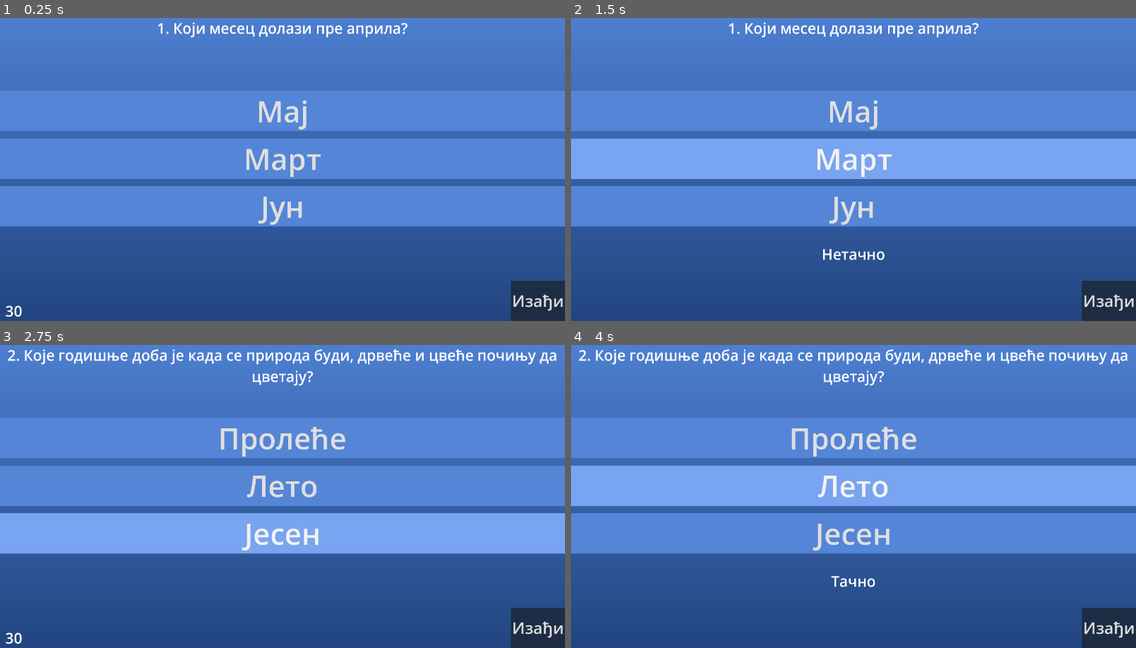
Above: before the commit, frames 1-4 (two rows, left to right).
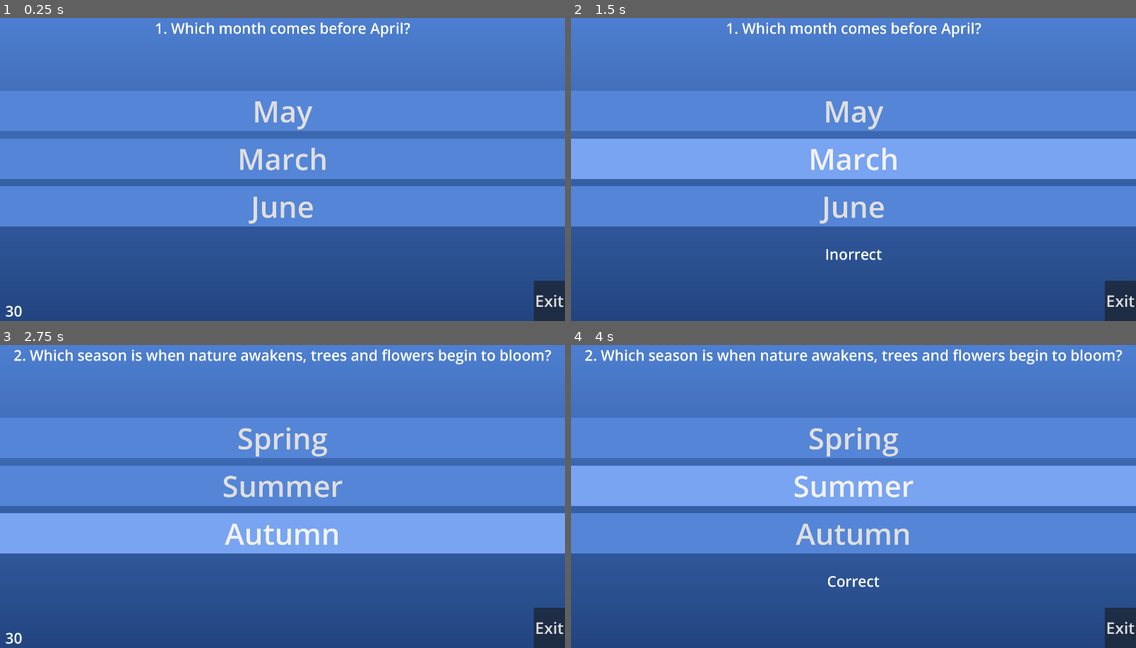
Above: after the commit, the same moments.

Repository: mcbane23/GodotQuiz
Game: Godot game, scene res://control.tscn
The game is run twice, just before and just after one commit, with the same random seed, the same clock (stepped at 60 frames per second) and the same inputs.
Inputs:
- Up to frame 1 (0.25 s): no input
- Up to frame 2 (1.5 s): click "Мај" (after the commit: "May") at 0.5 s; click "Март" (after the commit: "March") at 1.25 s
- Up to frame 3 (2.75 s): click "Јун" (after the commit: "June") at 2 s
- Up to frame 4 (4 s): click "Пролеће" (after the commit: "Spring") at 2.75 s; click "Лето" (after the commit: "Summer") at 3.5 s

The runs differ from the first frame. In frame 1, 3.0% of the frame differs, in the area x 27-100%, y 1-100%; in frame 2, 3.2%; in frame 3, 4.9%; in frame 4, 5.0%, in the area x 1-100%, y 1-100%.

Commit message:
Introduce different languages and labels

Diff:
--- a/control.tscn
+++ b/control.tscn
@@ -124,7 +124,7 @@
 size_flags_vertical = 8
 focus_mode = 0
 theme_override_font_sizes/font_size = 55
-text = "Изађи"
+text = "Exit"
 
 [node name="Timer2" type="Timer" parent="."]
 autostart = true
--- /dev/null
+++ b/data/labels.json
@@ -0,0 +1,65 @@
+[
+	{
+		"key": "congrats",
+		"translations": {
+			"en": "Congratulations",
+			"sr": "Честитам"
+		}
+	},
+	{
+		"key": "restart_game",
+		"translations": {
+			"en": "Start new game",
+			"sr": "Започни нову игру"
+		}
+	},
+	{
+		"key": "exit",
+		"translations": {
+			"en": "Exit",
+			"sr": "Изађи"
+		}
+	},
+	{
+		"key": "error",
+		"translations": {
+			"en": "Error",
+			"sr": "Greška"
+		}
+	},
+	{
+		"key": "oh_no",
+		"translations": {
+			"en": "Oh, no",
+			"sr": "Ох, не"
+		}
+	},
+	{
+		"key": "correct",
+		"translations": {
+			"en": "Correct",
+			"sr": "Тачно"
+		}
+	},
+	{
+		"key": "incorrect",
+		"translations": {
+			"en": "Inorrect",
+			"sr": "Нетачно"
+		}
+	},
+	{
+		"key": "time_is_up",
+		"translations": {
+			"en": "Time is up",
+			"sr": "Време је истекло"
+		}
+	},
+	{
+		"key": "your_result_is",
+		"translations": {
+			"en": "Your result is",
+			"sr": "Твој резултат је"
+		}
+	}
+]
--- /dev/null
+++ b/data/questions_en.json
@@ -0,0 +1,197 @@
+[
+	{
+		"question": "How long does one year last?",
+		"options": ["365 days", "30 days", "7 days"],
+		"correctOptionIndex": 0
+	},
+	{
+		"question": "What is a leap year?",
+		"options": ["A year with more holidays", "A year with 366 days", "A year with fewer days"],
+		"correctOptionIndex": 1
+	},
+	{
+		"question": "What is the fifth month of the year?",
+		"options": ["May", "June", "April"],
+		"correctOptionIndex": 0
+	},
+	{
+		"question": "How many months are there in a year?",
+		"options": ["10", "12", "11"],
+		"correctOptionIndex": 1
+	},
+	{
+		"question": "What is the first day of the weekend?",
+		"options": ["Monday", "Saturday", "Sunday"],
+		"correctOptionIndex": 1
+	},
+	{
+		"question": "How many days does February have in a leap year?",
+		"options": ["28", "31", "29"],
+		"correctOptionIndex": 2
+	},
+	{
+		"question": "What is the last month of the year?",
+		"options": ["November", "January", "December"],
+		"correctOptionIndex": 2
+	},
+	{
+		"question": "How many days are in a week?",
+		"options": ["5", "7", "6"],
+		"correctOptionIndex": 1
+	},
+	{
+		"question": "Which month comes after September?",
+		"options": ["November", "October", "August"],
+		"correctOptionIndex": 1
+	},
+	{
+		"question": "What is the first month of the year?",
+		"options": ["January", "February", "December"],
+		"correctOptionIndex": 0
+	},
+	{
+		"question": "How many hours are in a day?",
+		"options": ["12", "24", "60"],
+		"correctOptionIndex": 1
+	},
+	{
+		"question": "How many minutes are in an hour?",
+		"options": ["60", "24", "100"],
+		"correctOptionIndex": 0
+	},
+	{
+		"question": "What time is it if the short hand points to 6 and the long hand to 12?",
+		"options": ["Six o'clock", "Twelve o'clock", "Nine o'clock"],
+		"correctOptionIndex": 0
+	},
+	{
+		"question": "What time is it if the short hand points to 3 and the long hand to 6?",
+		"options": ["Three-thirty", "Six o'clock", "3:06"],
+		"correctOptionIndex": 0
+	},
+	{
+		"question": "What time is it if the short hand points to 6 and the long hand to 9?",
+		"options": ["Six and a half", "Nine o'clock", "Quarter to seven"],
+		"correctOptionIndex": 2
+	},
+	{
+		"question": "On what date is Christmas?",
+		"options": ["December 9", "January 7", "January 12"],
+		"correctOptionIndex": 1
+	},
+	{
+		"question": "When does spring begin?",
+		"options": ["March 21", "June 21", "September 23"],
+		"correctOptionIndex": 0
+	},
+	{
+		"question": "When does summer begin?",
+		"options": ["March 21", "June 21", "September 23"],
+		"correctOptionIndex": 1
+	},
+	{
+		"question": "When does autumn begin?",
+		"options": ["June 21", "September 23", "December 21"],
+		"correctOptionIndex": 1
+	},
+	{
+		"question": "When does winter begin?",
+		"options": ["June 21", "September 23", "December 21"],
+		"correctOptionIndex": 2
+	},
+	{
+		"question": "Which season is when the leaves fall from the trees?",
+		"options": ["Spring", "Summer", "Autumn"],
+		"correctOptionIndex": 2
+	},
+	{
+		"question": "Which season is when flowers and trees bloom?",
+		"options": ["Spring", "Summer", "Autumn"],
+		"correctOptionIndex": 0
+	},
+	{
+		"question": "How many days does January have?",
+		"options": ["30", "31", "28"],
+		"correctOptionIndex": 1
+	},
+	{
+		"question": "How many days does April have?",
+		"options": ["30", "31", "28"],
+		"correctOptionIndex": 0
+	},
+	{
+		"question": "How many days does November have?",
+		"options": ["30", "31", "28"],
+		"correctOptionIndex": 0
+	},
+	{
+		"question": "Which month comes after January?",
+		"options": ["February", "March", "April"],
+		"correctOptionIndex": 0
+	},
+	{
+		"question": "Which month comes before April?",
+		"options": ["May", "March", "June"],
+		"correctOptionIndex": 1
+	},
+	{
+		"question": "Which month comes after October?",
+		"options": ["November", "December", "September"],
+		"correctOptionIndex": 0
+	},
+	{
+		"question": "Which month comes before December?",
+		"options": ["November", "January", "October"],
+		"correctOptionIndex": 0
+	},
+	{
+		"question": "What is the first day of the week?",
+		"options": ["Monday", "Sunday", "Saturday"],
+		"correctOptionIndex": 0
+	},
+	{
+		"question": "What is the last day of the week?",
+		"options": ["Friday", "Saturday", "Sunday"],
+		"correctOptionIndex": 2
+	},
+	{
+		"question": "Which day comes after Tuesday?",
+		"options": ["Wednesday", "Thursday", "Monday"],
+		"correctOptionIndex": 0
+	},
+	{
+		"question": "Which day comes before Friday?",
+		"options": ["Thursday", "Wednesday", "Saturday"],
+		"correctOptionIndex": 0
+	},
+	{
+		"question": "Which season is when the weather is warm and sunny, and people go to the beach?",
+		"options": ["Spring", "Summer", "Autumn"],
+		"correctOptionIndex": 1
+	},
+	{
+		"question": "Which season is when snow falls and people make snowmen?",
+		"options": ["Spring", "Autumn", "Winter"],
+		"correctOptionIndex": 2
+	},
+	{
+		"question": "Which season is when nature awakens, trees and flowers begin to bloom?",
+		"options": ["Spring", "Summer", "Autumn"],
+		"correctOptionIndex": 0
+	},
+	{
+		"question": "Which season is when leaves on trees turn yellow, orange, and red and fall off?",
+		"options": ["Spring", "Autumn", "Winter"],
+		"correctOptionIndex": 1
+	},
+	{
+		"question": "Which season has the longest and warmest days?",
+		"options": ["Spring", "Summer", "Autumn"],
+		"correctOptionIndex": 1
+	},
+	{
+		"question": "Which season has the shortest and coldest days?",
+		"options": ["Spring", "Autumn", "Winter"],
+		"correctOptionIndex": 2
+	}
+]
--- a/scripts/control.gd
+++ b/scripts/control.gd
@@ -3,6 +3,7 @@
 @onready var DisplayText = $Question
 @onready var Result = $Result
 @onready var RestartButton = $RestartButton
+@onready var ExitButton = $ExitButton
 @onready var Button1 = $VBoxContainer/Button1
 @onready var Button2 = $VBoxContainer/Button2
 @onready var Button3 = $VBoxContainer/Button3
@@ -11,8 +12,10 @@
 # configure round time and number of questions per game
 var game_time: int = 30
 var game_number_of_questions: int = 10
+var language = "en"
 
-var questions : Array = read_json_file("res://questions.json")
+var questions : Array = read_json_file("res://data/questions_" + language + ".json")
+var labels_data: Array = read_json_file("res://data/labels.json")
 var item : Dictionary
 var question_number: int = 1
 var correct_answers : float = 0
@@ -28,9 +31,17 @@
 	print(json_content)
 	return json_content
 
+# Function to get label by key and language
+func get_label(key: String) -> String:
+	for label in labels_data:
+		if label.key == key:
+			return label.translations[language] if language in label.translations else "Translation not found"
+	return "Key not found"
+
 # Called when the node enters the scene tree for the first time.
 func _ready():
-	RestartButton.text = "Започни нову игру"
+	RestartButton.text = get_label("restart_game")
+	ExitButton.text = get_label("exit")
 	refresh_scene()
 
 func refresh_scene():
@@ -61,10 +72,10 @@
 	var score = round(correct_answers / game_number_of_questions * 100)
 	var greet
 	if score >= 60:
-		greet = "Честитам"
+		greet = get_label("congrats")
 	else:
-		greet = "Ох, не"
-	DisplayText.text = "{greet}! Твој резултат је: {correct} ({score}%)".format({"greet": greet, "correct": int(correct_answers), "score": score})
+		greet = get_label("oh_no")
+	DisplayText.text = "{greet}! {your_result_is}: {correct} ({score}%)".format({"greet": greet, "your_result_is": get_label("your_result_is"), "correct": int(correct_answers), "score": score})
 
 # show/hide elements
 func hide_buttons(state):
@@ -83,7 +94,7 @@
 	Result.hide()
 
 func _on_restart_button_pressed():
-	questions = read_json_file("res://questions.json")
+	questions = read_json_file("res://data/questions_" + language + ".json")
 	correct_answers = 0
 	question_number = 1
 	refresh_scene()
@@ -93,9 +104,9 @@
 		var resultText = ""
 		if number == item.correctOptionIndex:
 			correct_answers += 1
-			resultText = "Тачно"
+			resultText = get_label("correct")
 		else:
-			resultText = "Нетачно"
+			resultText = get_label("incorrect")
 		question_number += 1
 		delay_next_screen(resultText)
 
@@ -106,7 +117,7 @@
 	clock -= 1
 	if clock == 0 and answer_selected == false and game_end == false:
 		question_number += 1
-		delay_next_screen("Време је истекло")
+		delay_next_screen(get_label("time_is_up"))
 	else:
 		Clock.text = str(clock)
 
Renamed: questions.json -> data/questions_sr.json
